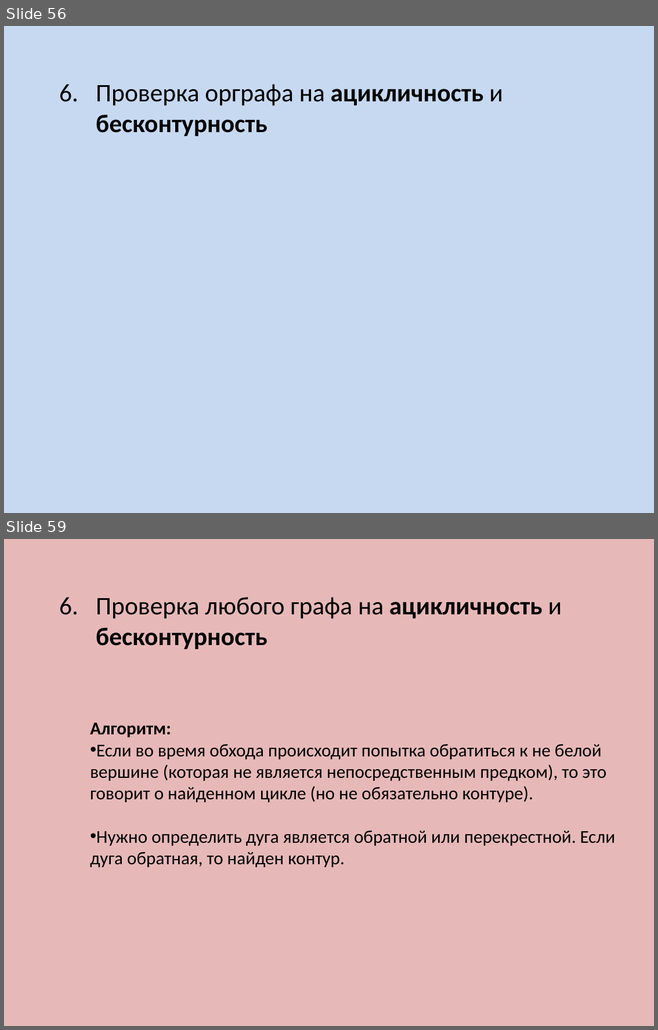
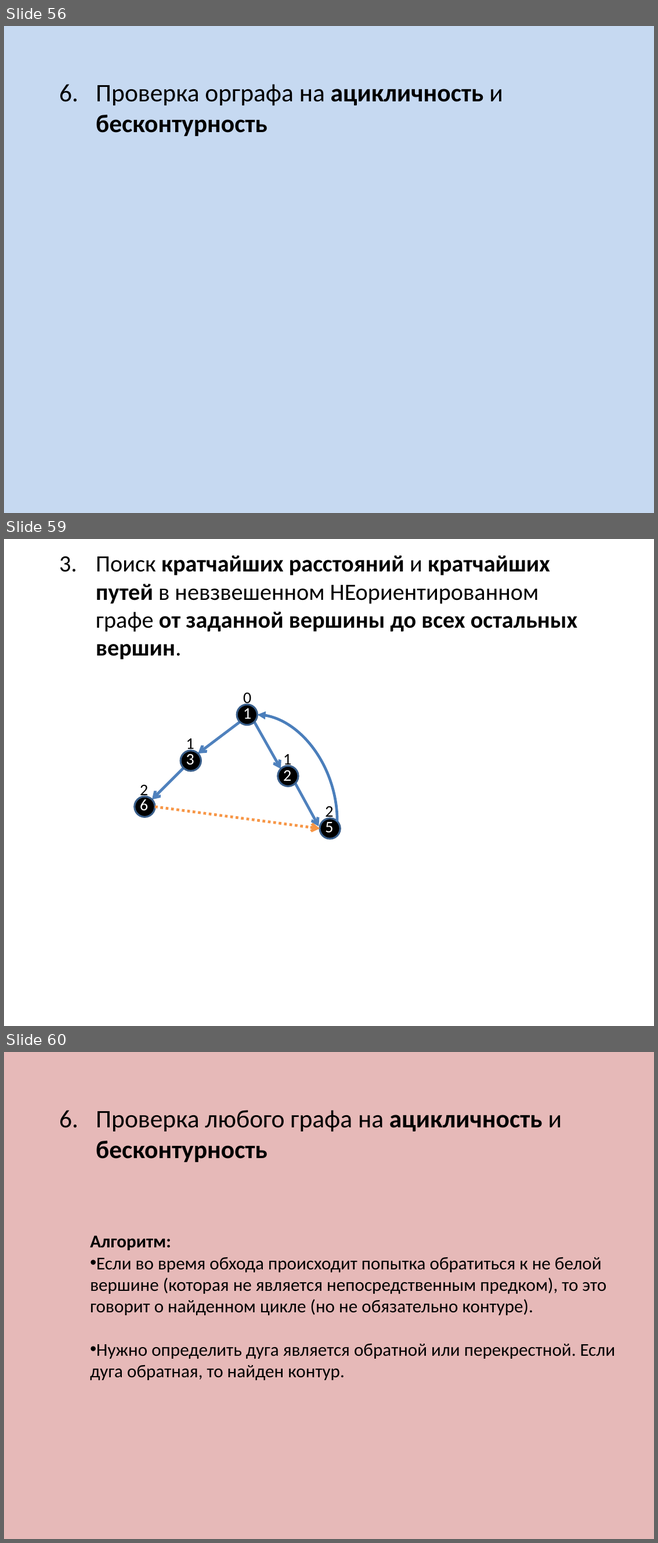
Before and after one commit to SteinbergOB/ANG, a slide deck: Презентации/Лекция 1.pptx. Shown one above the other, each under a label of ours: slides 56 and 59 before the commit, slides 56, 59 and 60 after it; the slides between them are not shown. The pictures are 658x1030 and 658x1543 pixels, drawn with LibreOffice and Linux fonts; fonts in the diff are those of the drawing. Boxes give left, top, right and bottom in pixels: in the first picture for what was removed or moved away, otherwise in the second. Text is boxed around its words. In the diff, an @@ line names an element or a change of style, - is before the commit and + after.

```diff
--- a/Презентации/Лекция 1.pptx
+++ b/Презентации/Лекция 1.pptx
@@ slide 59 added at [4,539,654,1026], background #FFFFFF @@
@@ text added at [96,555,577,660], 25.9 pt, text #000000, bold @@
+3. Поиск кратчайших расстояний и кратчайших путей в невзвешенном НЕориентированном графе от заданной вершины до всех остальных вершин.
@@ text added at [243,693,251,707], 18 pt, text #000000 @@
+0
@@ ellipse added at [237,705,257,725], fill #000000, outline #3A5F8C 2 pt @@
@@ text added at [243,705,251,719], 18 pt, text #FFFFFF @@
+1
@@ arrow added from (240, 722) to (198, 754), #4F81BD 3 pt @@
@@ arrow added from (254, 722) to (281, 769), #4F81BD 3 pt @@
@@ curved arrow added from (338, 821) to (257, 715), #4B7EBC 3 pt @@
@@ text added at [186,739,194,753], 18 pt, text #000000 @@
+1
@@ ellipse added at [181,751,201,771], fill #000000, outline #3A5F8C 2 pt @@
@@ text added at [186,751,194,765], 18 pt, text #FFFFFF @@
+3
@@ text added at [283,754,291,769], 18 pt, text #000000 @@
+1
@@ arrow added from (183, 768) to (152, 799), #4F81BD 3 pt @@
@@ ellipse added at [278,766,297,786], fill #000000, outline #3A5F8C 2 pt @@
@@ text added at [283,767,291,781], 18 pt, text #FFFFFF @@
+2
@@ ellipse added at [134,797,155,817], fill #000000, outline #3A5F8C 2 pt @@
@@ text added at [140,785,148,799], 18 pt, text #000000 @@
+2
@@ text added at [140,797,148,811], 18 pt, text #FFFFFF @@
+6
@@ arrow added from (295, 783) to (318, 826), #4F81BD 3 pt @@
@@ arrow added from (155, 806) to (320, 829), #F79646 3 pt dashed @@
@@ text added at [325,806,333,821], 18 pt, text #000000 @@
+2
@@ ellipse added at [320,819,340,838], fill #000000, outline #3A5F8C 2 pt @@
@@ text added at [325,819,333,833], 18 pt, text #FFFFFF @@
+5
@@ what was slide 59 is now slide 60 @@
```
Also in this commit, not shown: 2 slides changed, 1 other slide added, 1 slide removed.
